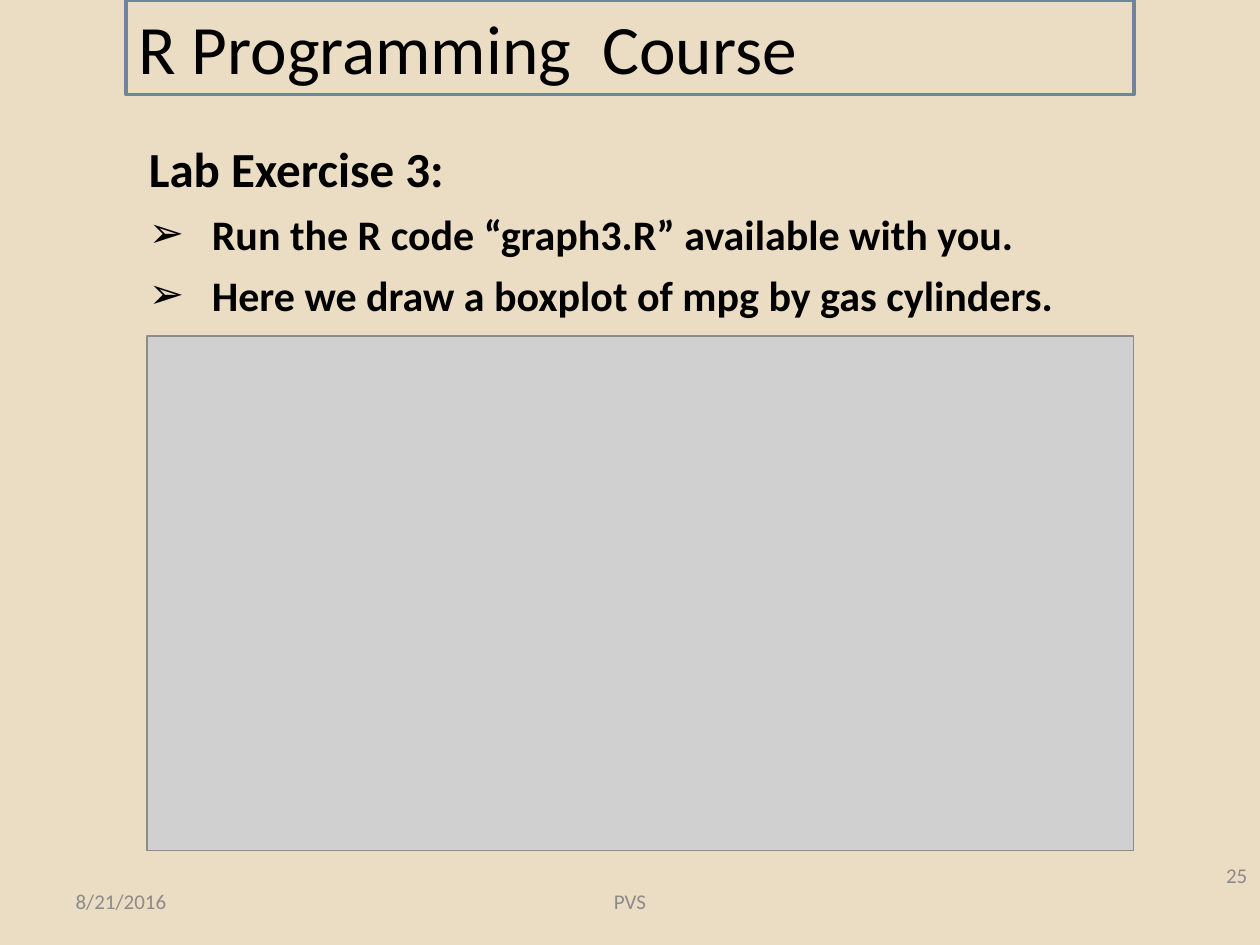
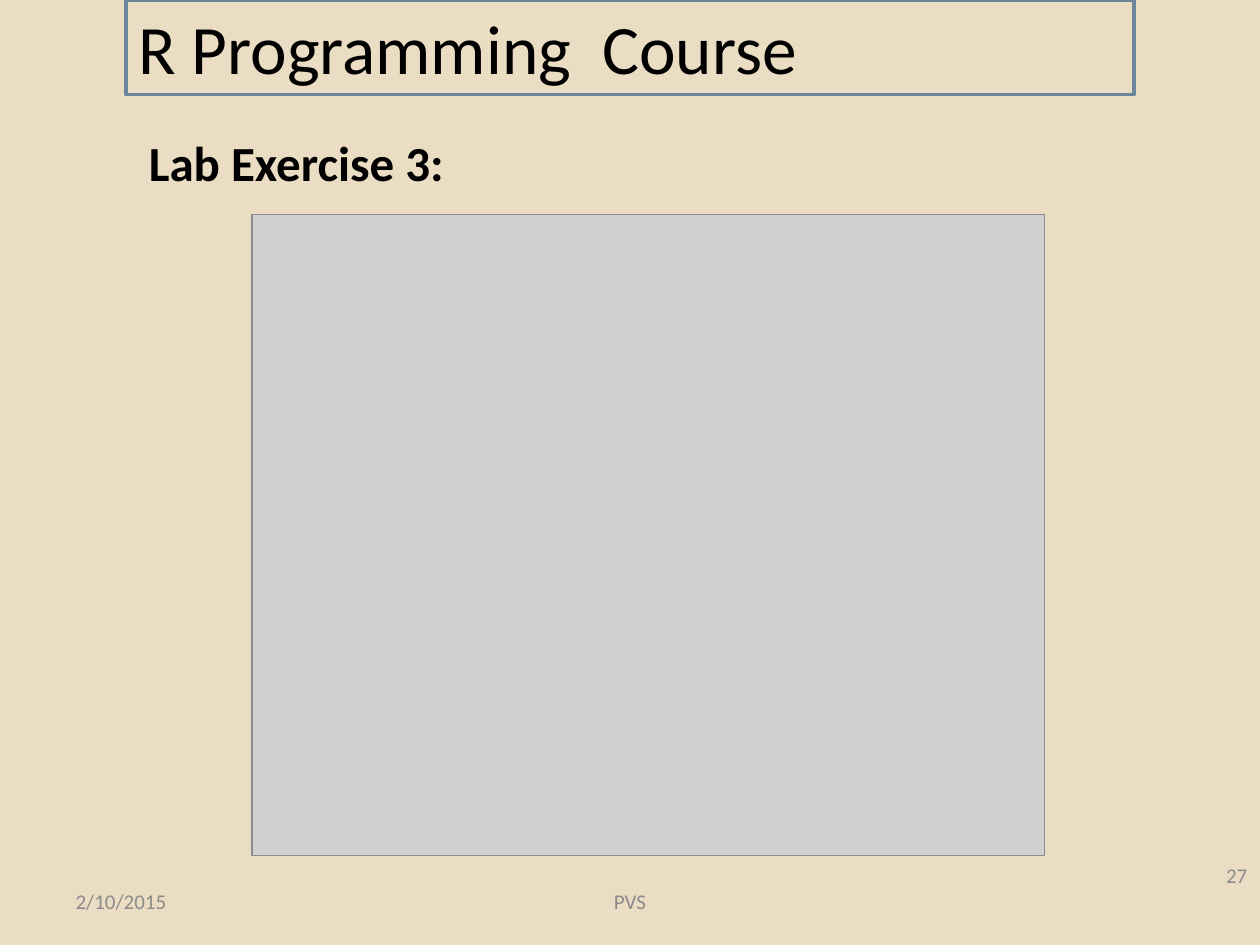
Before and after one commit to pvs-greatlakes/R-materials, a slide deck: slide 27 of R Programming_Lessons_4.pptx (slide 25 before the commit). Drawn at 1260x945 pixels with LibreOffice and Linux fonts; fonts in the diff are those of the drawing; grey boxes stand for pictures; background and template pictures are left out. Boxes give left, top, right and bottom in pixels: in the first picture for what was removed or moved away, otherwise in the second. Text is boxed around its words. In the diff, an @@ line names an element or a change of style, - is before the commit and + after.

```diff
--- a/R Programming_Lessons_4.pptx
+++ b/R Programming_Lessons_4.pptx
@@ text at box(212, 219, 1053, 318): paragraphs removed @@
-➢ Run the R code “graph3.R” available with you.
-➢ Here we draw a boxplot of mpg by gas cylinders.
@@ picture: place and size @@
-picture at box(147, 336, 1134, 850)
+picture at box(252, 214, 1045, 856)
@@ page number at box(1226, 869, 1247, 883): text changed @@
-25
+27
@@ text at box(76, 894, 167, 910): text changed @@
-8/21/2016
+2/10/2015
```
Also in this commit, not shown: 11 other slides changed, 30 slides added, 15 slides removed, 6 other files.
